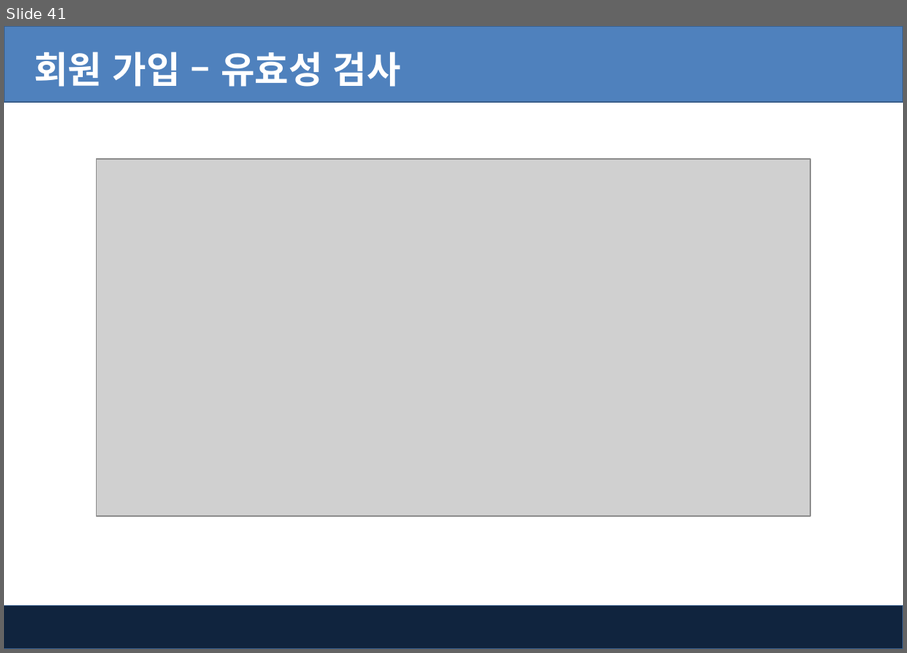
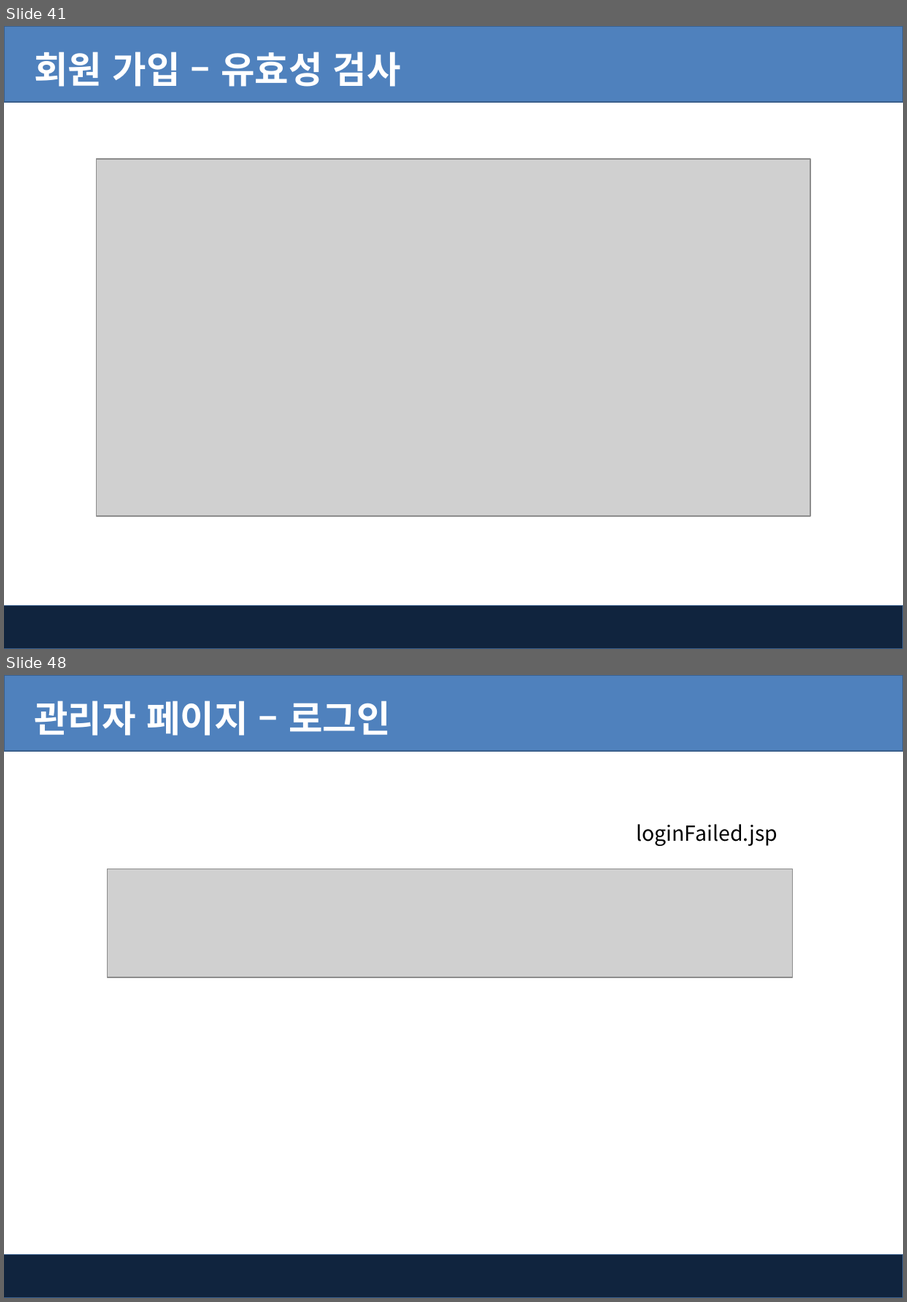
Before and after one commit to pshho/ngreen_project, a slide deck: jspWorks/자료/jsp_ppt/10-1장. Jsp - MVC를 이용한 회원관리.pptx. Shown one above the other, each under a label of ours: slide 41 before the commit, slides 41 and 48 after it; the slides between them are not shown. The pictures are 907x653 and 907x1302 pixels, drawn with LibreOffice and Linux fonts; fonts in the diff are those of the drawing; grey boxes stand for pictures; background and template pictures are left out. Boxes give left, top, right and bottom in pixels: in the first picture for what was removed or moved away, otherwise in the second. Text is boxed around its words. In the diff, an @@ line names an element or a change of style, - is before the commit and + after.

```diff
--- a/jspWorks/자료/jsp_ppt/10-1장. Jsp - MVC를 이용한 회원관리.pptx
+++ b/jspWorks/자료/jsp_ppt/10-1장. Jsp - MVC를 이용한 회원관리.pptx
@@ slide 48 added at (4,675,903,1298), background #FFFFFF; not listed: 2 template elements that a slide beside it also shows @@
@@ text added at (34,701,391,736), 32 pt, text #FFFFFF, bold @@
+관리자 페이지 – 로그인
@@ text added at (636,824,778,846), 18 pt, text #000000 @@
+loginFailed.jsp
@@ picture added at (107,868,793,977) @@
```
Also in this commit, not shown: 12 other slides added, 39 other files.
